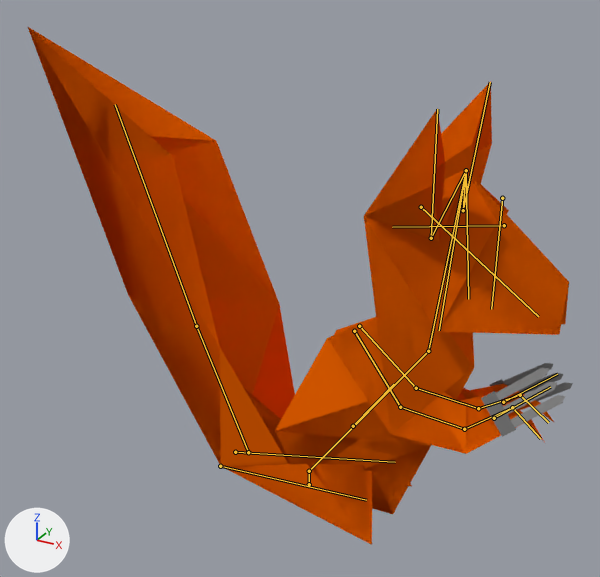
An edit to the Blender file Assets/Models/PlayerWeak.blend, drawn before and after from the same camera.
Before and after are seen from a camera (50 mm lens) standing at (4.74, -8.84, 7.55) and looking at (-0.29, 0.3, 2.98). Every picture has the same lights, and +X, +Y and +Z are marked at lower left. The bones that bend it are drawn over the model as lines.

Names of what the first picture shows: 'Kralle.L', 'Kralle.R', 'Squirrel'.
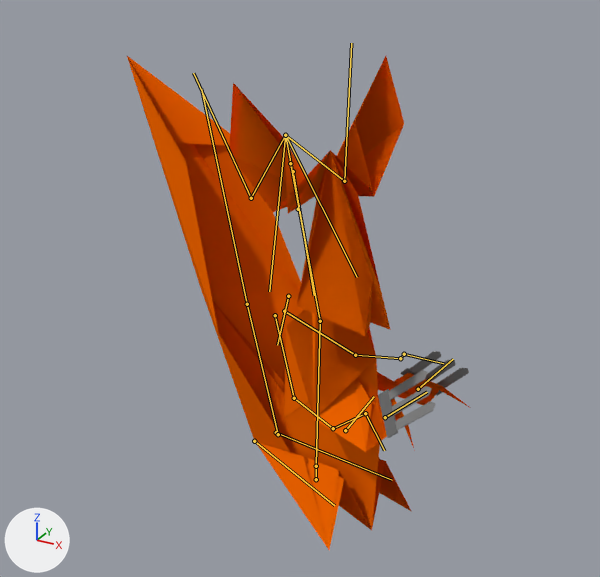
Commit message: PlayerWeak WallSlide in Blendfile

The newer file adds an action. The first version stands in its rest pose; the second is drawn at frame 10 of the action 'Squirrel_WallJump_2'.

What differs and where, as boxes [x1, y1, x2, y2] in the pictures (600 x 577 px):
'Squirrel', posed (37% narrower): before [27, 26, 569, 545]; after [127, 56, 469, 550]
'Kralle.R', posed (32% narrower): before [481, 368, 565, 437]; after [378, 370, 435, 438]
'Kralle.L', posed: before [490, 363, 573, 401]; after [400, 351, 469, 396]
bone 'Base', root to tip: before (309, 484) to (309, 471); after (316, 479) to (316, 466)
bone 'Body', root to tip: before (309, 471) to (428, 351); after (316, 466) to (320, 321)
bone 'Neck', root to tip: before (428, 351) to (466, 170); after (320, 321) to (285, 135)
bone 'Upper_Arm.R', root to tip: before (354, 331) to (400, 407); after (275, 315) to (294, 398)
bone 'Middle_Arm.R', root to tip: before (400, 407) to (464, 429); after (294, 398) to (333, 428)
bone 'Kralle_Bone.R', root to tip: before (494, 418) to (550, 387); after (385, 417) to (427, 392)
bone 'Upper_Arm.L', root to tip: before (359, 326) to (416, 388); after (284, 311) to (355, 355)
bone 'Middle_Arm.L', root to tip: before (416, 388) to (478, 408); after (355, 355) to (400, 358)
bone 'Kralle_Bone.L', root to tip: before (503, 402) to (557, 374); after (418, 389) to (453, 359)

The change, as a diff of the scene's bpy script:
```diff
--- a/Assets/Models/PlayerWeak.blend.py
+++ b/Assets/Models/PlayerWeak.blend.py
@@ bone_base @@
 bone_base = bpy.data.objects['Skeleton_Squirrel'].pose.bones['Base']
-bone_base.location = (0.0, 0.0, 0.0)
-bone_base.rotation_quaternion = (1.0, 0.0, 0.0, 0.0)  # degrees (0, 0, 0)
+bone_base.location = (0.05, 0.0, -0.057)
+bone_base.rotation_quaternion = (0.972, 0.0, -0.235, 0.0)  # degrees (0, -27, 0)
@@ bone_body @@
 bone_body = bpy.data.objects['Skeleton_Squirrel'].pose.bones['Body']  # child of 'Base'
-bone_body.rotation_quaternion = (1.0, 0.0, 0.0, 0.0)  # degrees (0, 0, 0)
+bone_body.rotation_quaternion = (0.98, 0.075, 0.053, 0.177)  # degrees (10, 4, 21)
@@ bone_neck @@
 bone_neck = bpy.data.objects['Skeleton_Squirrel'].pose.bones['Neck']  # child of 'Body'
-bone_neck.rotation_quaternion = (1.0, 0.0, 0.0, 0.0)  # degrees (0, 0, 0)
+bone_neck.rotation_quaternion = (0.957, 0.072, -0.279, -0.033)  # degrees (11, -32, -7)
@@ bone_upper_arm_r @@
 bone_upper_arm_r = bpy.data.objects['Skeleton_Squirrel'].pose.bones['Upper_Arm.R']  # child of 'Body'
-bone_upper_arm_r.rotation_quaternion = (1.0, 0.0, 0.0, 0.0)  # degrees (0, 0, 0)
+bone_upper_arm_r.rotation_quaternion = (0.978, 0.172, -0.095, 0.07)  # degrees (19, -12, 6)
@@ bone_middle_arm_r @@
 bone_middle_arm_r = bpy.data.objects['Skeleton_Squirrel'].pose.bones['Middle_Arm.R']  # child of 'Upper_Arm.R'
-bone_middle_arm_r.rotation_quaternion = (1.0, 0.0, 0.0, 0.0)  # degrees (0, 0, 0)
+bone_middle_arm_r.rotation_quaternion = (0.999, 0.04, 0.021, 0.001)  # degrees (5, 2, 0)
@@ bone_kralle_bone_r @@
 bone_kralle_bone_r = bpy.data.objects['Skeleton_Squirrel'].pose.bones['Kralle_Bone.R']  # child of 'Lower_Arm.R'
-bone_kralle_bone_r.location = (0.0, 0.0, 0.0)
+bone_kralle_bone_r.location = (-0.038, 0.202, -0.091)
@@ bone_upper_arm_l @@
 bone_upper_arm_l = bpy.data.objects['Skeleton_Squirrel'].pose.bones['Upper_Arm.L']  # child of 'Body'
-bone_upper_arm_l.rotation_quaternion = (1.0, 0.0, 0.0, 0.0)  # degrees (0, 0, 0)
+bone_upper_arm_l.rotation_quaternion = (0.948, 0.186, 0.212, -0.148)  # degrees (19, 27, -13)
@@ bone_middle_arm_l @@
 bone_middle_arm_l = bpy.data.objects['Skeleton_Squirrel'].pose.bones['Middle_Arm.L']  # child of 'Upper_Arm.L'
-bone_middle_arm_l.rotation_quaternion = (1.0, 0.0, 0.0, 0.0)  # degrees (0, 0, 0)
+bone_middle_arm_l.rotation_quaternion = (0.971, 0.173, 0.078, 0.145)  # degrees (21, 6, 18)
@@ bone_kralle_bone_l @@
 bone_kralle_bone_l = bpy.data.objects['Skeleton_Squirrel'].pose.bones['Kralle_Bone.L']  # child of 'Lower_Arm.L'
-bone_kralle_bone_l.location = (0.0, 0.0, 0.0)
-bone_kralle_bone_l.rotation_quaternion = (1.0, 0.0, 0.0, 0.0)  # degrees (0, 0, 0)
+bone_kralle_bone_l.location = (0.186, 0.108, -0.126)
+bone_kralle_bone_l.rotation_quaternion = (0.958, -0.162, -0.168, 0.165)  # degrees (-22, -16, 23)
```
